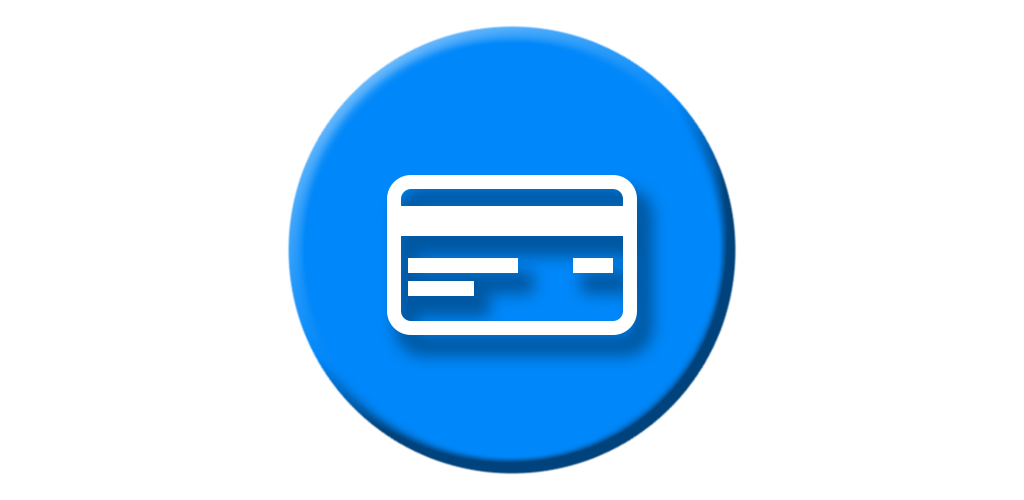
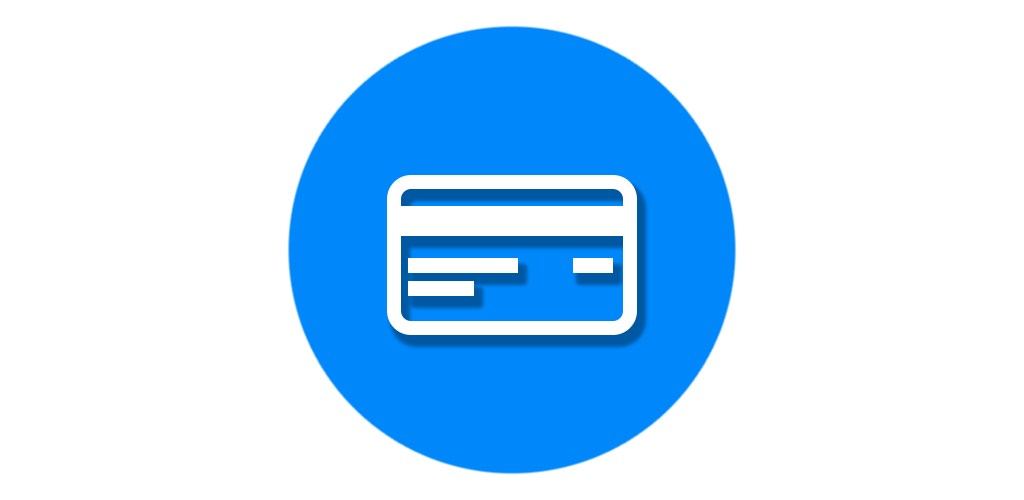
Layers edited between the first and the second 1024px x 500px image:
pixels changed over [287, 25, 737, 475] (layer not identified)
